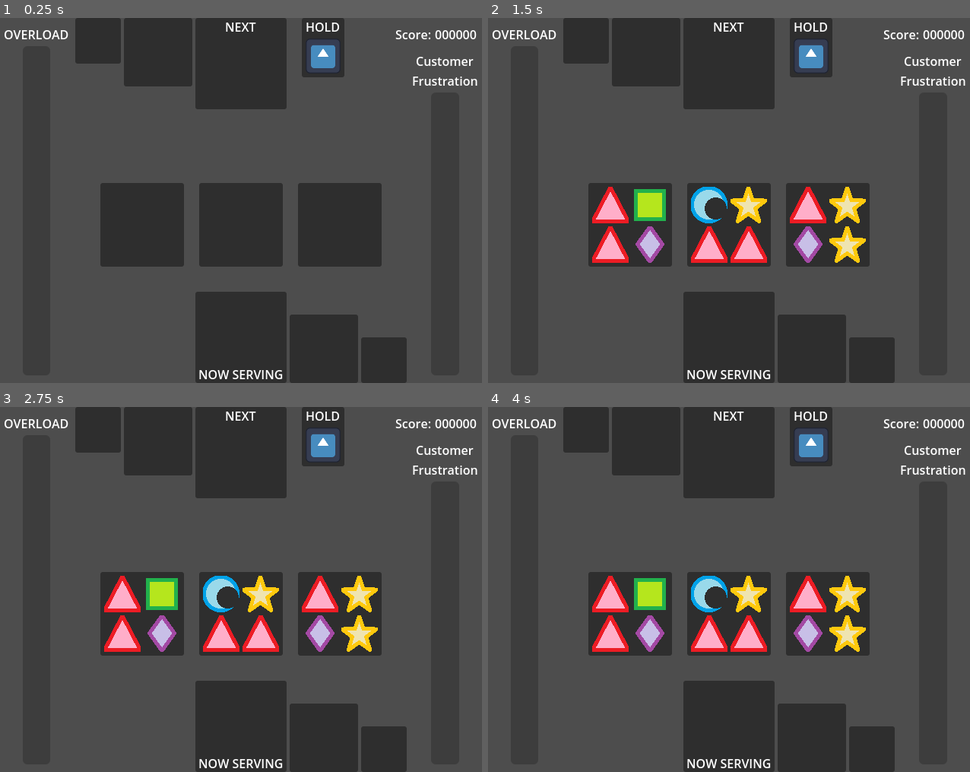
Above: before the commit, frames 1-4 (two rows, left to right).
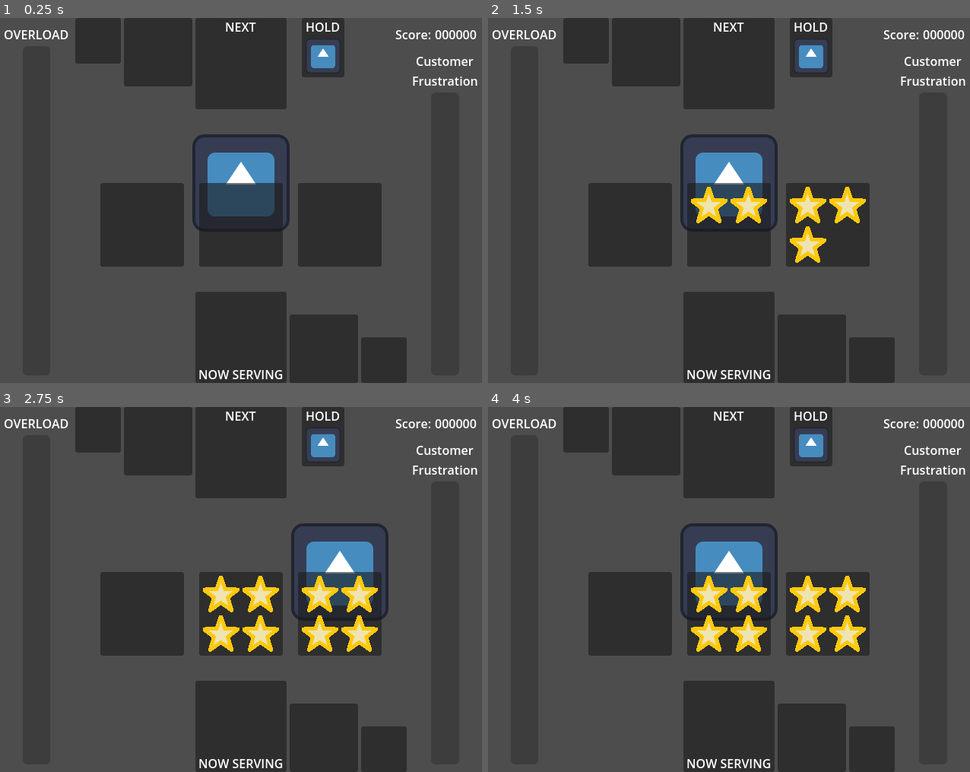
Above: after the commit, the same moments.

Repository: SamBumgardner/cure-all
Game: Godot game, scene res://src/gameplay/gameplay.tscn
Two runs of this game, one before a commit and one after it. Both use one fixed random seed, a clock stepped at 60 frames per second and the inputs below. Before the commit the project has no main scene; this scene is started directly in both runs. The engine's default icon, where the game draws it, is replaced by a stand-in: a white triangle on a blue panel in a dark square.
Inputs:
- Up to frame 1 (0.25 s): no input
- Up to frame 2 (1.5 s): tap Enter (ui_accept) at 0.5, 0.6, 0.77, 1.07, 1.35 s; hold Right (ui_right) 0.53-1.28 s; hold Left (ui_left) from 1.28 s (still down)
- Up to frame 3 (2.75 s): tap Enter (ui_accept) at 1.52, 1.82, 2.1 s; release Left (ui_left) at 2.03 s; hold Right (ui_right) from 2.03 s (still down)
- Up to frame 4 (4 s): tap Enter (ui_accept) at 2.75, 2.85, 3.02, 3.32, 3.5, 3.6, 3.77 s; release Right (ui_right) at 3.53 s; hold Left (ui_left) from 3.53 s (still down)

The runs differ from the first frame. In frame 1, 2.9% of the frame differs, in the area x 39-61%, y 31-59%; in frame 2, 6.9%, in the area x 21-79%, y 31-68%; in frame 3, 6.7%; in frame 4, 6.6%.

Commit message:
basic character movement and ingredient placement

Diff:
--- a/game/project.godot
+++ b/game/project.godot
@@ -11,6 +11,7 @@
 [application]
 
 config/name="cure-all"
+run/main_scene="res://src/gameplay/gameplay.tscn"
 config/features=PackedStringArray("4.3", "GL Compatibility")
 config/icon="res://icon.svg"
 
--- /dev/null
+++ b/game/src/gameplay/gameplay.gd
@@ -0,0 +1,30 @@
+class_name Gameplay extends Node2D
+
+@onready var player: Sprite2D = $Player
+@onready var cauldrons: Array[Node] = $Hud/Cauldrons.get_children()
+
+var cauldron_anchors: Array[Node]
+var current_player_cauldron_i: int:
+    set(new_value):
+        current_player_cauldron_i = new_value
+        player.global_position = cauldron_anchors[current_player_cauldron_i].global_position
+
+func _ready() -> void:
+    await get_tree().process_frame
+    cauldron_anchors = get_tree().get_nodes_in_group("brewer_anchors")
+    cauldron_anchors.sort_custom(func(a, b): return a.global_position.x < b.global_position.x)
+
+    current_player_cauldron_i = cauldron_anchors.size() / 2
+
+func _process(_delta: float) -> void:
+    if Input.is_action_just_pressed("ui_left"):
+        current_player_cauldron_i = \
+            current_player_cauldron_i - 1 \
+            if current_player_cauldron_i != 0 \
+            else cauldron_anchors.size() - 1
+
+    if Input.is_action_just_pressed("ui_right"):
+        current_player_cauldron_i = (current_player_cauldron_i + 1) % cauldron_anchors.size()
+
+    if Input.is_action_just_pressed("ui_accept"):
+        cauldrons[current_player_cauldron_i].add_ingredient("star")
--- a/game/src/gameplay/gameplay.tscn
+++ b/game/src/gameplay/gameplay.tscn
@@ -1,13 +1,16 @@
-[gd_scene load_steps=3 format=3 uid="uid://4husr2ek7co7"]
+[gd_scene load_steps=5 format=3 uid="uid://4husr2ek7co7"]
 
 [ext_resource type="PackedScene" uid="uid://cgnajcvst8qr7" path="res://src/gameplay/ui/hud.tscn" id="1_a64cp"]
+[ext_resource type="Script" path="res://src/gameplay/gameplay.gd" id="1_e2x2a"]
 [ext_resource type="PackedScene" uid="uid://ch3gfoevk7wsu" path="res://src/gameplay/ui/cauldron.tscn" id="2_w8oa4"]
+[ext_resource type="Texture2D" uid="uid://cf3dlx7olnpnr" path="res://icon.svg" id="3_excy8"]
 
 [node name="Gameplay" type="Node2D"]
+script = ExtResource("1_e2x2a")
 
 [node name="Hud" parent="." instance=ExtResource("1_a64cp")]
 
-[node name="HBoxContainer" type="HBoxContainer" parent="Hud"]
+[node name="Cauldrons" type="HBoxContainer" parent="Hud"]
 layout_mode = 1
 anchors_preset = -1
 anchor_left = 0.5
@@ -19,11 +22,16 @@
 grow_vertical = 2
 theme_override_constants/separation = 20
 
-[node name="Cauldron" parent="Hud/HBoxContainer" instance=ExtResource("2_w8oa4")]
+[node name="Cauldron" parent="Hud/Cauldrons" instance=ExtResource("2_w8oa4")]
 layout_mode = 2
 
-[node name="Cauldron2" parent="Hud/HBoxContainer" instance=ExtResource("2_w8oa4")]
+[node name="Cauldron2" parent="Hud/Cauldrons" instance=ExtResource("2_w8oa4")]
 layout_mode = 2
 
-[node name="Cauldron3" parent="Hud/HBoxContainer" instance=ExtResource("2_w8oa4")]
+[node name="Cauldron3" parent="Hud/Cauldrons" instance=ExtResource("2_w8oa4")]
 layout_mode = 2
+
+[node name="Player" type="Sprite2D" parent="."]
+z_index = -1
+position = Vector2(190, 217)
+texture = ExtResource("3_excy8")
--- a/game/src/gameplay/ui/cauldron.gd
+++ b/game/src/gameplay/ui/cauldron.gd
@@ -18,14 +18,9 @@
 func _ready() -> void:
     ingredients.map(func(x): x.hide())
 
-func _process(delta: float) -> void:
-    if Input.is_action_just_pressed("ui_accept"):
-        if active_ingredients_count < MAX_INGREDIENTS:
-            var new_ingredient_type = INGREDIENT_TYPES.pick_random()
-            add_ingredient(new_ingredient_type)
-
 func add_ingredient(ingredient_type: String) -> void:
-    var current_ingredient: TextureRect = ingredients[active_ingredients_count] as TextureRect
-    current_ingredient.show()
-    current_ingredient.texture = load(INGREDIENT_ICON_FORMAT % ingredient_type)
-    active_ingredients_count += 1
+    if active_ingredients_count < MAX_INGREDIENTS:
+        var current_ingredient: TextureRect = ingredients[active_ingredients_count] as TextureRect
+        current_ingredient.show()
+        current_ingredient.texture = load(INGREDIENT_ICON_FORMAT % ingredient_type)
+        active_ingredients_count += 1
--- a/game/src/gameplay/ui/cauldron.tscn
+++ b/game/src/gameplay/ui/cauldron.tscn
@@ -3,8 +3,26 @@
 [ext_resource type="Script" path="res://src/gameplay/ui/cauldron.gd" id="1_r8mmx"]
 [ext_resource type="Texture2D" uid="uid://c6vvyjohdo563" path="res://assets/art/diamond_icon.png" id="2_iyf5a"]
 
-[node name="Cauldron" type="PanelContainer" node_paths=PackedStringArray("ingredient_container")]
+[node name="Cauldron" type="Control" node_paths=PackedStringArray("ingredient_container")]
 custom_minimum_size = Vector2(110, 110)
+layout_mode = 3
+anchors_preset = 8
+anchor_left = 0.5
+anchor_top = 0.5
+anchor_right = 0.5
+anchor_bottom = 0.5
+offset_left = -320.0
+offset_top = -240.0
+offset_right = -320.0
+offset_bottom = -240.0
+grow_horizontal = 2
+grow_vertical = 2
+script = ExtResource("1_r8mmx")
+ingredient_container = NodePath("PC/MC/Ingredients")
+
+[node name="PC" type="PanelContainer" parent="."]
+custom_minimum_size = Vector2(110, 110)
+layout_mode = 1
 anchors_preset = 8
 anchor_left = 0.5
 anchor_top = 0.5
@@ -16,32 +34,37 @@
 offset_bottom = 55.0
 grow_horizontal = 2
 grow_vertical = 2
-script = ExtResource("1_r8mmx")
-ingredient_container = NodePath("MC/Ingredients")
 
-[node name="MC" type="MarginContainer" parent="."]
+[node name="MC" type="MarginContainer" parent="PC"]
 layout_mode = 2
 theme_override_constants/margin_left = 5
 theme_override_constants/margin_top = 5
 theme_override_constants/margin_right = 5
 theme_override_constants/margin_bottom = 5
 
-[node name="Ingredients" type="GridContainer" parent="MC"]
+[node name="Ingredients" type="GridContainer" parent="PC/MC"]
 layout_mode = 2
 columns = 2
 
-[node name="Ingredient" type="TextureRect" parent="MC/Ingredients"]
+[node name="Ingredient" type="TextureRect" parent="PC/MC/Ingredients"]
 layout_mode = 2
 texture = ExtResource("2_iyf5a")
 
-[node name="Ingredient2" type="TextureRect" parent="MC/Ingredients"]
+[node name="Ingredient2" type="TextureRect" parent="PC/MC/Ingredients"]
 layout_mode = 2
 texture = ExtResource("2_iyf5a")
 
-[node name="Ingredient3" type="TextureRect" parent="MC/Ingredients"]
+[node name="Ingredient3" type="TextureRect" parent="PC/MC/Ingredients"]
 layout_mode = 2
 texture = ExtResource("2_iyf5a")
 
-[node name="Ingredient4" type="TextureRect" parent="MC/Ingredients"]
+[node name="Ingredient4" type="TextureRect" parent="PC/MC/Ingredients"]
 layout_mode = 2
 texture = ExtResource("2_iyf5a")
+
+[node name="BrewerAnchor" type="Control" parent="." groups=["brewer_anchors"]]
+layout_mode = 1
+anchors_preset = 5
+anchor_left = 0.5
+anchor_right = 0.5
+grow_horizontal = 2
